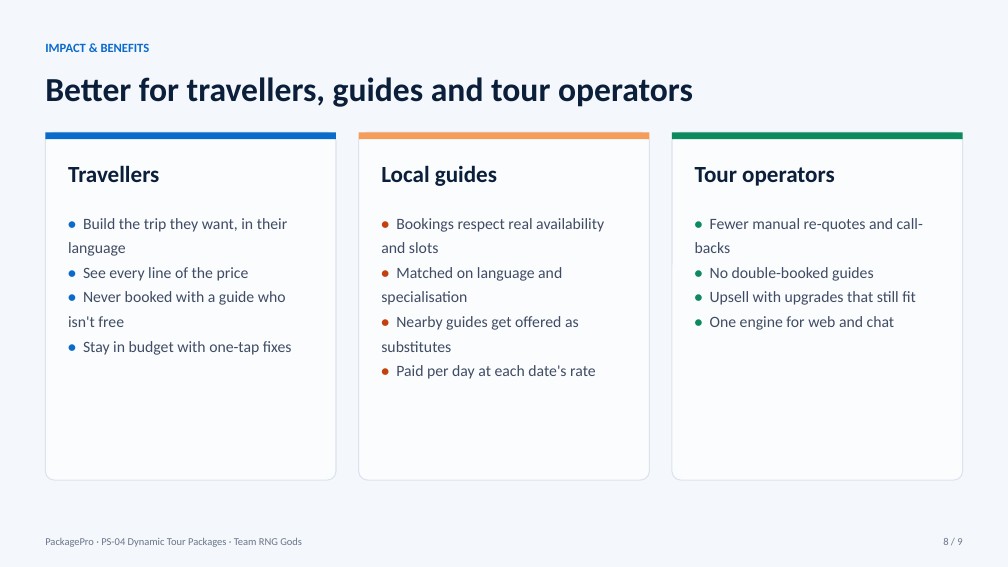
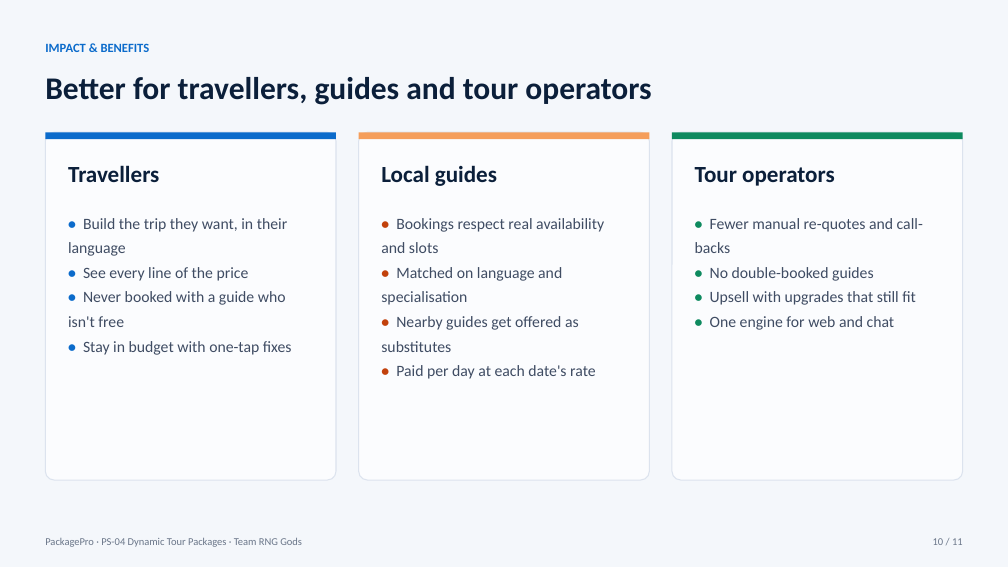
Before and after one commit to siddhartha0132/packagepro-best, a slide deck: slide 10 of docs/pitch/PackagePro-PS04.pptx (slide 8 before the commit). Drawn at 1008x567 pixels with LibreOffice and Linux fonts; fonts in the diff are those of the drawing. Boxes give left, top, right and bottom in pixels: in the first picture for what was removed or moved away, otherwise in the second. Text is boxed around its words. In the diff, an @@ line names an element or a change of style, - is before the commit and + after.

Commit message:
Pitch deck v2: 11 slides with real app screenshots (guide refusal, swaps, recommendations, budget fixes), Drive/GitHub/Telegram links

```diff
--- a/docs/pitch/PackagePro-PS04.pptx
+++ b/docs/pitch/PackagePro-PS04.pptx
@@ text "Better for travellers, guides and ..." at (45, 77, 651, 105): size 32 to 30 pt @@
@@ text at (933, 538, 963, 545): text changed @@
-8 / 9
+10 / 11
```
Also in this commit, not shown: 8 other slides changed, 2 slides added, 7 other files.
